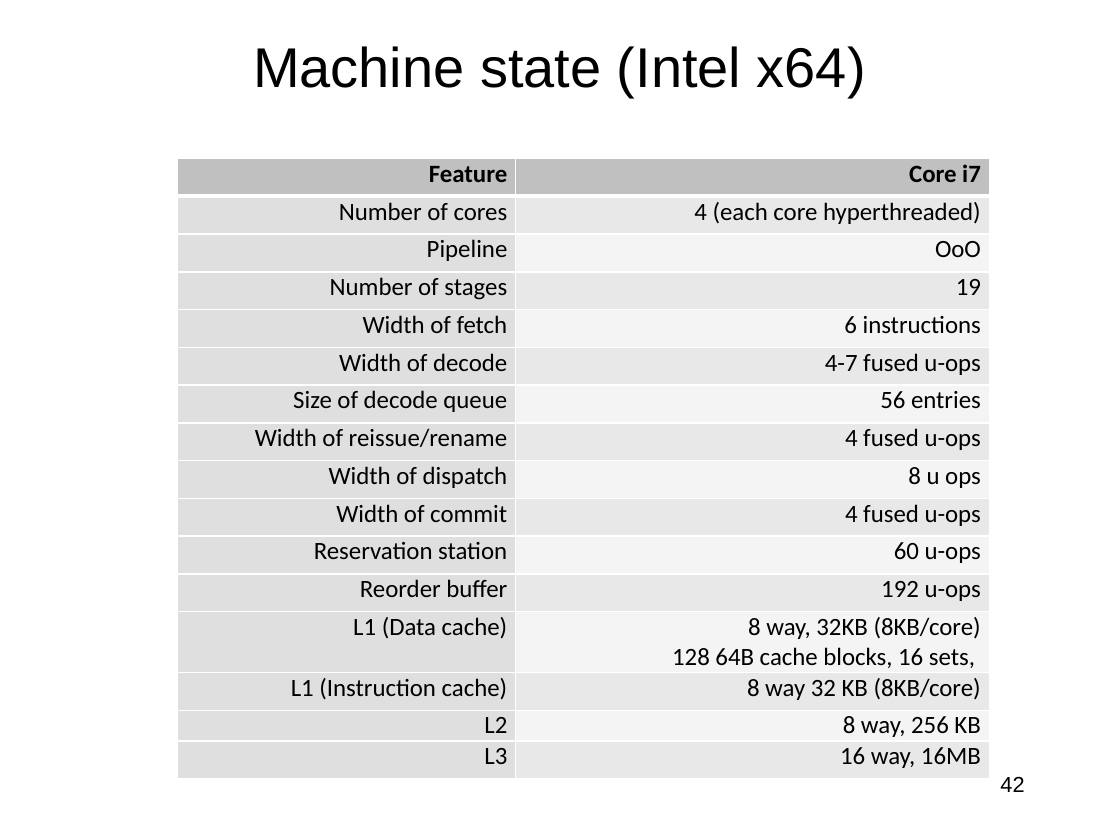
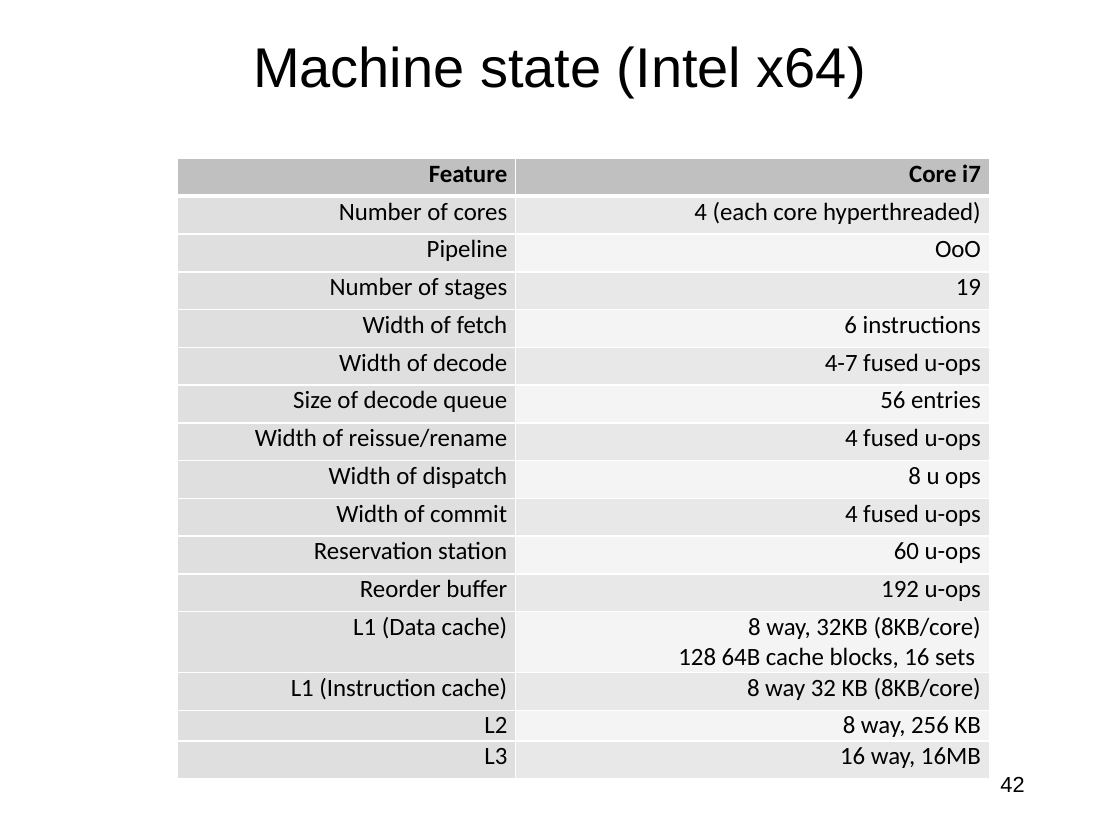
Before and after one commit to jlmucb/class_notes, a slide deck: slide 42 of BerkeleyClass/CS290Spring2013/Lectures/entropy_talk.pptx. Drawn at 1120x840 pixels with LibreOffice and Linux fonts; fonts in the diff are those of the drawing. Boxes give left, top, right and bottom in pixels: in the first picture for what was removed or moved away, otherwise in the second. Text is boxed around its words. In the diff, an @@ line names an element or a change of style, - is before the commit and + after.

```diff
--- a/BerkeleyClass/CS290Spring2013/Lectures/entropy_talk.pptx
+++ b/BerkeleyClass/CS290Spring2013/Lectures/entropy_talk.pptx
@@ table at [177,159,989,778] @@
-row 13, column 2: 8 way, 32KB (8KB/core) / 128 64B cache blocks, 16 sets,
+row 13, column 2: 8 way, 32KB (8KB/core) / 128 64B cache blocks, 16 sets
```
Also in this commit, not shown: 5 other slides changed, 1 other file.
